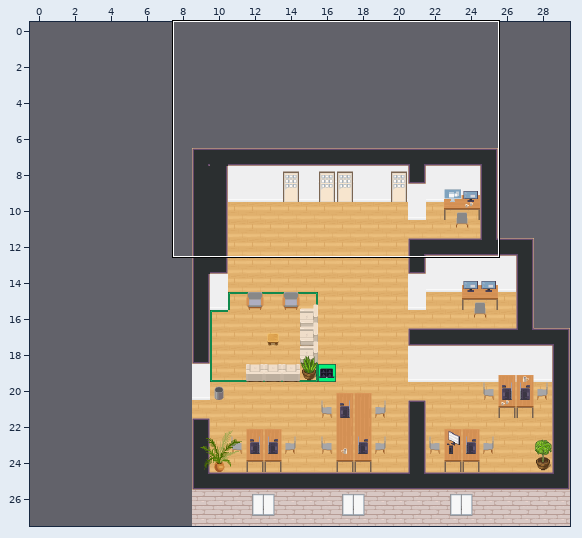
A Tiled map (JSON) gets an edit: maps/rennes.tmj. The first picture is a wide view before the edit; the outline marks the close-up.
Close-up. Before:
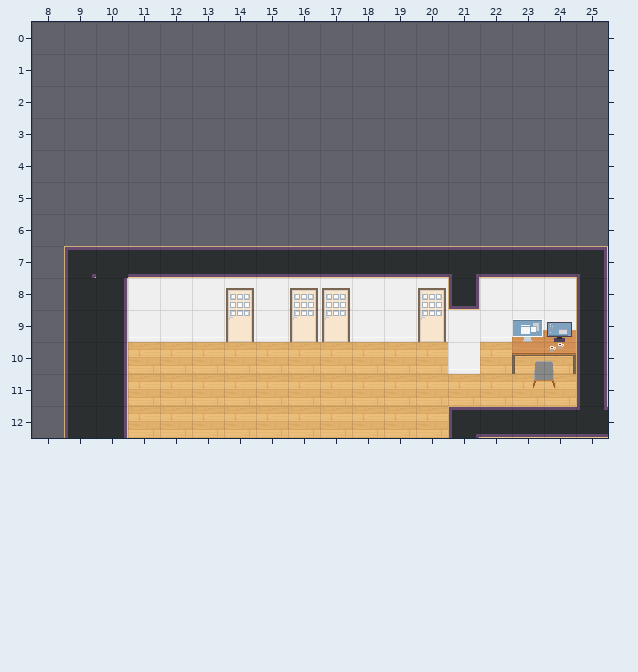
Cells are 32x32 px. Shown: x 8..25, y 0..12. The commit also changed other parts of the map, which this record leaves out. The old version is drawn lined up with the new one.
Now the later version:
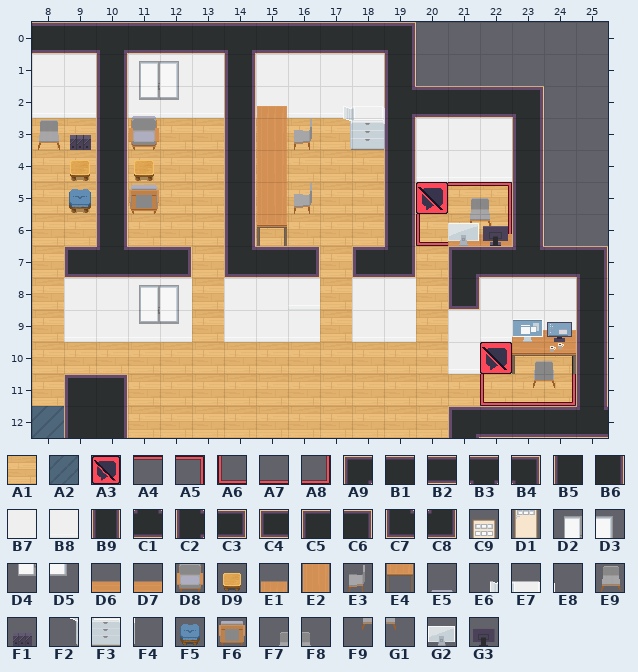
Key: from "Chunk 1": A1 4, A2 6, A3 7, A4 8, A5 9, A6 10, A7 11, A8 12, A9 14, B1 15, B2 16, B3 17, B4 18, B5 19, B6 20, B7 21, B8 22, B9 24, C1 27, C2 31, C3 34, C4 37, C5 43, C6 44, C7 45, C8 46, C9 48, D1 49, D2 50, D3 51, D4 52, D5 53, D6 54, D7 55, D8 58, D9 60, E1 64, E2 66, E3 67, E4 68, E5 69, E6 71, E7 72, E8 73, E9 74, F1 75, F2 79, F3 80, F4 81, F5 87, F6 88, F7 89, F8 90, F9 92, G1 93, G2 139, G3 140.
__ is an empty cell.
Tiles replaced or removed in this view: A9, B1, B2, B3, B5, B6, B7, B8, C9, D1.
Changes in this commit:
Changed rows in their new state; .. is an unchanged cell.
map size 21x21 -> 30x28 cells (old content now starts at 9,7; both pictures use the new coordinates)
Layer "floor/floor1":
first column x 8:
 3 A1 A1 .. A1 A1 A1 .. A1 A1 A1 .. .. .. .. ..
 4 A1 A1 .. A1 A1 A1 .. A1 A1 A1 A1 .. .. .. ..
 5 A1 A1 .. A1 A1 A1 .. A1 A1 A1 A1 .. A1 A1 A1
 6 A1 A1 .. A1 A1 A1 .. A1 A1 A1 A1 .. A1 A1 A1
 7 A1 .. .. .. .. A1 .. .. .. A1 .. .. A1 .. ..
 8 A1 .. .. .. .. A1 .. .. .. A1 .. .. A1 .. ..
 9 A1 .. .. .. .. A1 .. .. .. A1 .. .. A1 .. ..
10 A1 .. .. .. .. .. .. .. .. .. .. .. .. .. ..
11 A1 .. .. .. .. .. .. .. .. .. .. .. .. .. ..
12 A2 .. .. .. .. .. .. .. .. .. .. .. .. .. ..
Layer "floor/floor2":
first column x 20:
 5 A3 A4 A5
 6 A6 A7 A8
first column x 22:
10 A3 .. A5
11 A6 A7 A8
Layer "walls/walls1":
first column x 8:
 0 B2 B2 B3 B2 B2 B2 B3 B2 B2 B2 B2 B4 .. .. .. ..
 1 B7 B7 B9 B7 B7 B7 B9 B7 B7 B7 B7 B9 .. .. .. ..
 2 B8 B8 B9 B8 B8 B8 B9 B8 B8 B8 B8 C2 B2 B2 B2 B4
 3 .. .. B9 .. .. .. B9 .. .. .. .. B9 B7 B7 B7 B9
 4 .. .. B9 .. .. .. B9 .. .. .. .. B9 B8 B8 B8 B9
 5 .. .. B9 .. .. .. B9 .. .. .. .. B9 .. .. .. B9
 6 .. .. B9 .. .. .. B9 .. .. .. .. B9 .. .. .. B9
 7 .. C4 C1 .. C3 __ C7 .. C3 __ C4 C8 __ A9 .. C1
 8 .. B7 B7 .. .. __ .. .. .. __ .. .. __ .. .. ..
 9 .. B8 B8 .. .. __ .. .. .. __ .. .. __ .. .. ..
10 .. __ __ .. .. .. .. .. .. .. .. .. .. .. .. ..
11 .. C5 C6 .. .. .. .. .. .. .. .. .. .. .. .. ..
Layer "walls/walls2":
first column x 11:
 1 D2 D3
 2 D4 D5
first column x 11:
 8 D2 D3 .. __ .. __ __ .. .. __
 9 D4 D5 .. __ .. __ __ .. .. __
Layer "furniture/furniture1":
first column x 8:
 2 .. .. .. E5 .. .. .. E1 .. E6 E7 E8 .. .. ..
 3 E9 F1 .. D8 .. .. .. E2 E3 F2 F3 F4 .. .. ..
 4 .. D9 .. D9 .. .. .. E2 .. .. .. .. .. .. ..
 5 .. F5 .. F6 .. .. .. E2 E3 .. .. .. .. F7 F8
 6 .. .. .. .. .. .. .. E4 .. .. .. .. .. F9 G1
Layer "above/above1":
first column x 21:
 6 D6 D7
Layer "above/above2":
first column x 21:
 6 G2 G3
Where, in picture pixels (left, top, right, bottom), the same in both close-ups:
changed: (32, 22, 576, 438)
